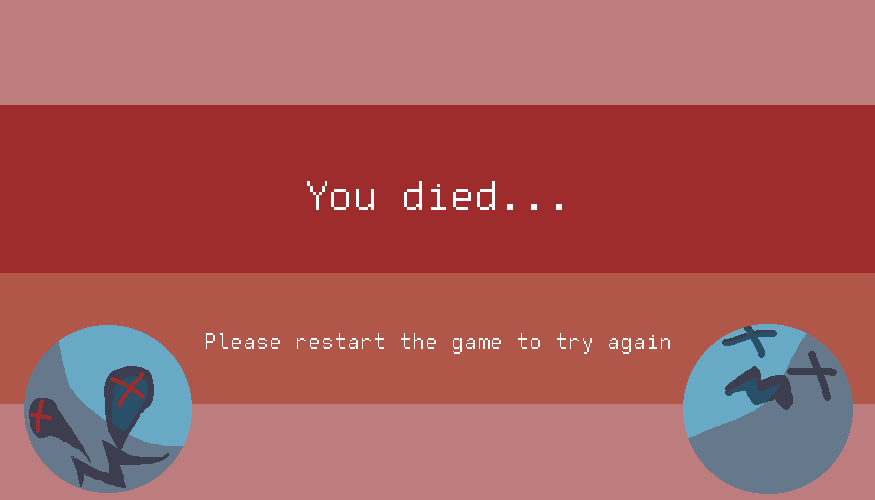
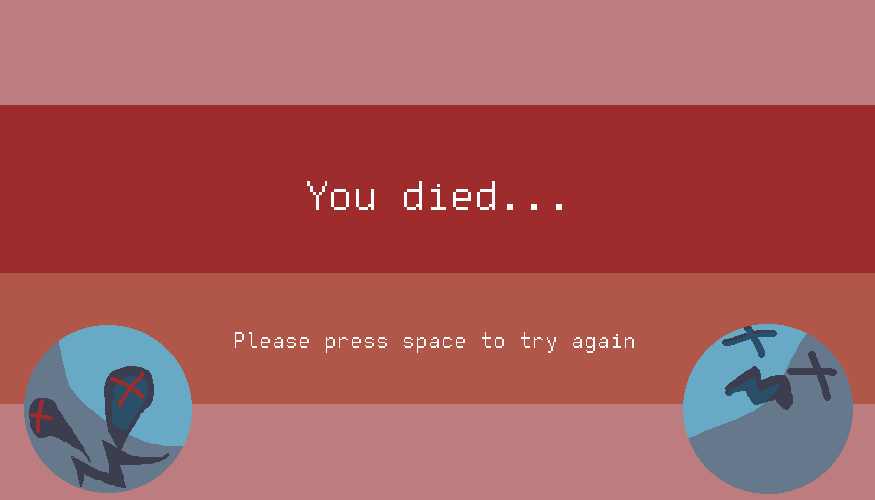
The second 875 × 500 image is a revision of the first. Changes to its layers:
renamed "Please restart the game to try again" to "Please press space to try again", painted on it over (x1=206, y1=332, x2=670, y2=354)
